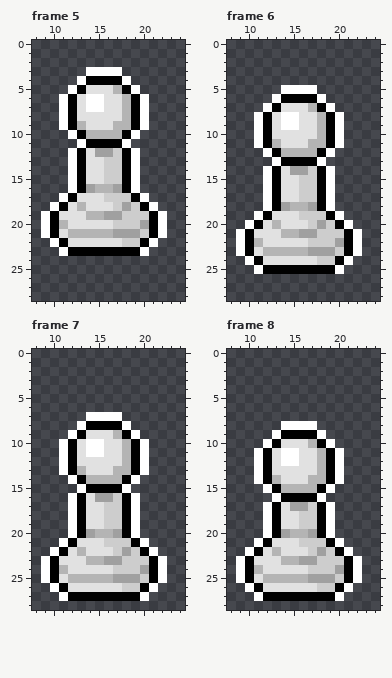
Edited in one commit: pixel-art file (Assets/Sprites/Sprites-Animation/Pieces/Pieces Dropping In/Aseprite Files/White Pawn Landing.aseprite). That is the earlier state.
32x32 pixels, 15 frames. Shown: frame 5: x 8..24, y 0..28; frame 6: x 8..24, y 0..28; frame 7: x 8..24, y 0..28; frame 8: x 8..24, y 0..28. The commit also changed other frames, which this record leaves out.
The same view after the edit:
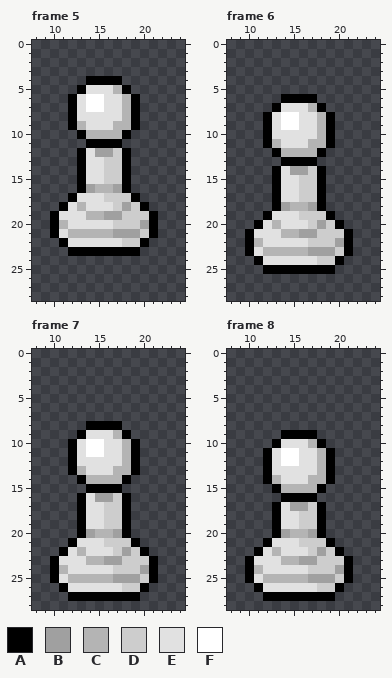
Palette (. is transparent): A #000000  B #a0a0a0  C #b4b4b4  D #cdcdcd  E #e1e1e1  F #ffffff
What changed:
Frame 5:
y 3: x 14..17 FFFF -> ....
y 4: x 13 F -> .; x 18 F -> .
y 5: x 12 F -> .; x 19 F -> .
y 6..9: x 11 F -> .; x 20 F -> .
y 10: x 12 F -> .; x 19 F -> .
y 11: x 13 F -> .; x 18 F -> .
y 12..16: x 12 F -> .; x 19 F -> .
y 17: x 11 F -> .; x 20 F -> .
y 18: x 10 F -> .; x 21 F -> .
y 19..21: x 9 F -> .; x 22 F -> .
y 22: x 10 F -> .; x 21 F -> .
y 23: x 11 F -> .; x 20 F -> .
Frame 6:
y 5: x 14..17 FFFF -> ....
y 6: x 13 F -> .; x 18 F -> .
y 7: x 12 F -> .; x 19 F -> .
y 8..11: x 11 F -> .; x 20 F -> .
y 12: x 12 F -> .; x 19 F -> .
y 13: x 13 F -> .; x 18 F -> .
y 14..18: x 12 F -> .; x 19 F -> .
y 19: x 11 F -> .; x 20 F -> .
y 20: x 10 F -> .; x 21 F -> .
y 21..23: x 9 F -> .; x 22 F -> .
y 24: x 10 F -> .; x 21 F -> .
y 25: x 11 F -> .; x 20 F -> .
Frame 7:
y 7: x 14..17 FFFF -> ....
y 8: x 13 F -> .; x 18 F -> .
y 9: x 12 F -> .; x 19 F -> .
y 10..13: x 11 F -> .; x 20 F -> .
y 14: x 12 F -> .; x 19 F -> .
y 15: x 13 F -> .; x 18 F -> .
y 16..20: x 12 F -> .; x 19 F -> .
y 21: x 11 F -> .; x 20 F -> .
y 22: x 10 F -> .; x 21 F -> .
y 23..25: x 9 F -> .; x 22 F -> .
y 26: x 10 F -> .; x 21 F -> .
y 27: x 11 F -> .; x 20 F -> .
Frame 8:
y 8: x 14..17 FFFF -> ....
y 9: x 13 F -> .; x 18 F -> .
y 10: x 12 F -> .; x 19 F -> .
y 11..14: x 11 F -> .; x 20 F -> .
y 15: x 12 F -> .; x 19 F -> .
y 16: x 13 F -> .; x 18 F -> .
y 17..20: x 12 F -> .; x 19 F -> .
y 21: x 11 F -> .; x 20 F -> .
y 22: x 10 F -> .; x 21 F -> .
y 23..25: x 9 F -> .; x 22 F -> .
y 26: x 10 F -> .; x 21 F -> .
y 27: x 11 F -> .; x 20 F -> .
Changed places in both pictures, as pixel boxes (x1, y1, x2, y2):
erased: (41, 67, 167, 256)
erased: (236, 85, 362, 274)
erased: (41, 412, 167, 601)
erased: (236, 421, 362, 601)
